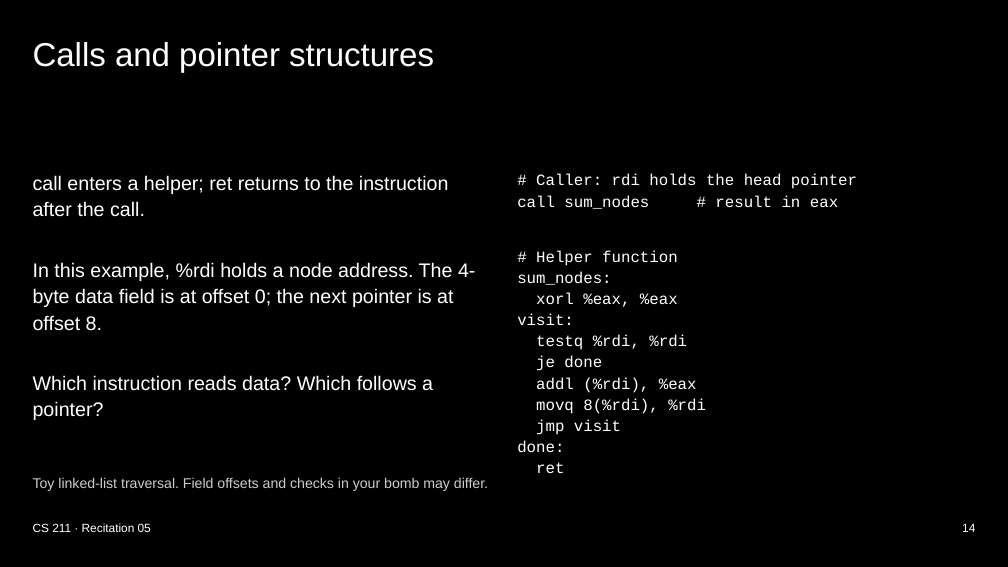
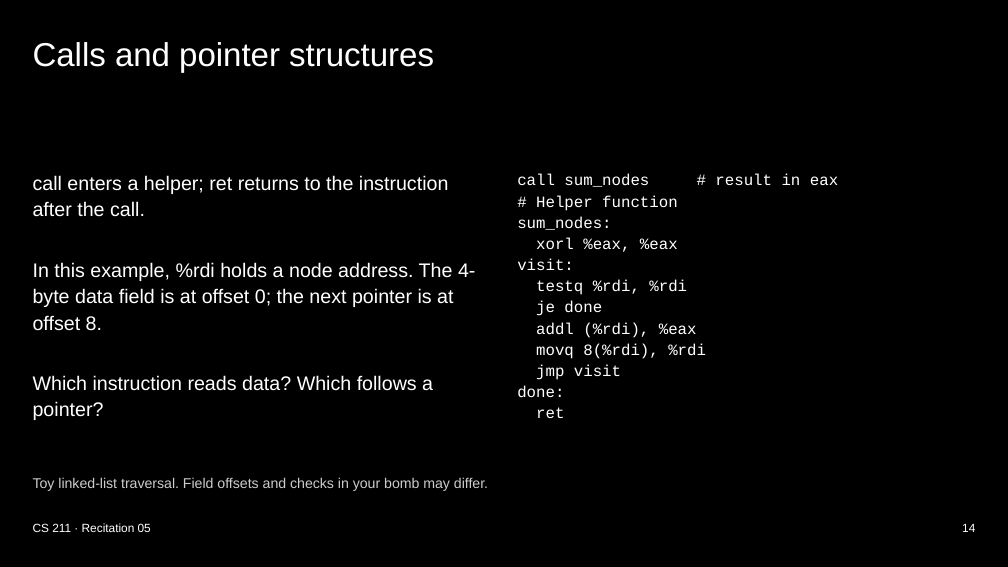
Before and after one commit to xsebby/portfolio, a slide deck: slide 14 of public/presentations/CS211_Recitation_5.pptx. Drawn at 1008x567 pixels with LibreOffice and Linux fonts; fonts in the diff are those of the drawing. Boxes give left, top, right and bottom in pixels: in the first picture for what was removed or moved away, otherwise in the second. Text is boxed around its words. In the diff, an @@ line names an element or a change of style, - is before the commit and + after.

Commit message:
Keep pointer walkthrough within slide viewport

```diff
--- a/public/presentations/CS211_Recitation_5.pptx
+++ b/public/presentations/CS211_Recitation_5.pptx
@@ text at (536,174,857,189): paragraph removed @@
-# Caller: rdi holds the head pointer
```
Also in this commit, not shown: 1 other file.
